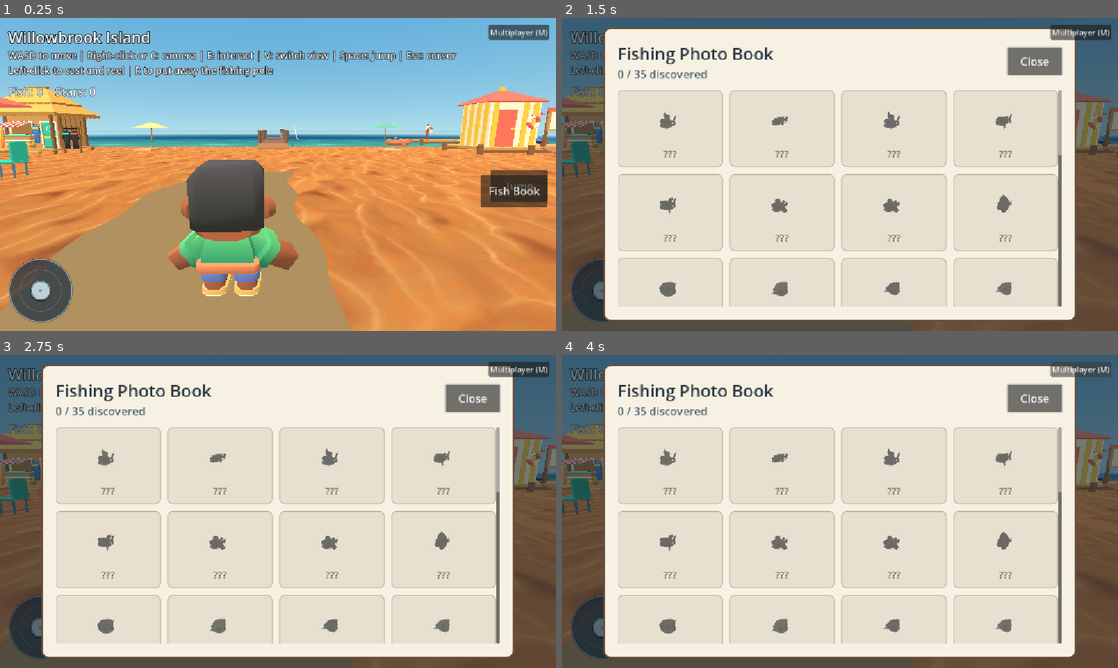
Above: before the commit, frames 1-4 (two rows, left to right).
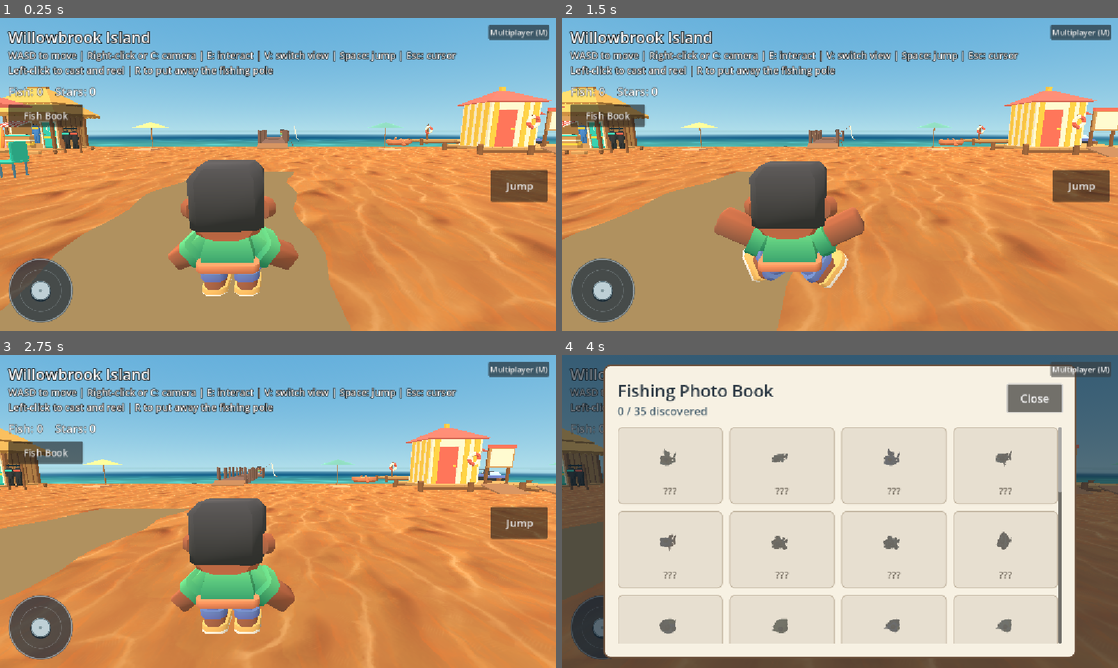
Above: after the commit, the same moments.

Repository: WillowbrookGame/willowbrook
Game: Godot game, scene res://game/beach.tscn
Same seed, same stepped clock (60 frames per second), same inputs: the game is played once before the commit and once after it. This scene is started directly instead of the project's main scene. Sound files missing from this copy of the repository are replaced by a short silence.
Inputs (mouse positions are in pixels of both pictures, inside the frame that each line leads up to):
- Up to frame 1 (0.25 s): no input
- Up to frame 2 (1.5 s): click "Jump" at 0.5 s; move the mouse to (962, 158) at 1.27 s; hold Right (ui_right) from 1.28 s (still down); tap E at 1.35 s; click (962, 158) at 1.42 s
- Up to frame 3 (2.75 s): release Right (ui_right) at 2 s; drag from (166, 527) to (250, 574) at 2.02 s
- Up to frame 4 (4 s): click (606, 452) at 2.75 s, where only the run after the commit has a clickable "Fish Book"; click "Multiplayer (M)" at 3.5 s

The runs differ from the first frame. In frame 1, 2.2% of the frame differs, in the area x 1-99%, y 27-61%; in frame 2, 98%; in frame 3, 98%, in the area x 0-100%, y 0-100%; in frame 4, 2.3%.

Commit message:
Beach: move Fish Book under fishing stats to clear touch Jump button

Diff:
--- a/game/beach_fishing_ui.gd
+++ b/game/beach_fishing_ui.gd
@@ -851,15 +851,26 @@
 	var narrow := view_size.x/s < 460.0
 	var short := view_size.y/s < 455.0
 	stats.position = Vector2(12,94)*s
-	status.position = stats.position + Vector2(0,23)*s
-	status.size.x = view_size.x-24.0*s
 	stats.add_theme_font_size_override("font_size",roundi(17.0*s))
 	status.add_theme_font_size_override("font_size",roundi(17.0*s))
-	for cue: Button in [cast_button,put_away_button,book_button,primary,secondary]:
+	var stats_min := stats.get_combined_minimum_size()
+	var stats_h := maxf(26.0*s, stats_min.y)
+	stats.size = Vector2(maxf(stats_min.x, 120.0*s), stats_h)
+	for cue: Button in [cast_button,put_away_button,primary,secondary]:
 		cue.add_theme_font_size_override("font_size",roundi(16.0*s))
+	book_button.add_theme_font_size_override("font_size",roundi((14.0 if narrow or short else 15.0)*s))
+	var book_size := Vector2(96.0 if narrow else 108.0, 32.0 if short else 36.0)*s
+	var book_pos := stats.position + Vector2(0, stats_h + 4.0*s)
+	book_button.set_anchors_preset(Control.PRESET_TOP_LEFT)
+	book_button.custom_minimum_size = book_size
+	book_button.offset_left = book_pos.x
+	book_button.offset_top = book_pos.y
+	book_button.offset_right = book_pos.x + book_size.x
+	book_button.offset_bottom = book_pos.y + book_size.y
+	status.position = Vector2(book_pos.x, book_pos.y + book_size.y + 6.0*s)
+	status.size.x = view_size.x-24.0*s
 	HUD_FIT.right_button(cast_button,Vector2(96,46),58,s,true)
 	HUD_FIT.right_button(put_away_button,Vector2(96,46),112,s,true)
-	HUD_FIT.right_button(book_button,Vector2(96,46),166,s,true)
 	if photo_book != null:
 		photo_book.resize_book()
 	dialog_panel.custom_minimum_size.x = clampf(view_size.x-20.0*s,180.0*s,(440.0 if short else 355.0)*s)
--- a/game/test_fishing_photo_book.gd
+++ b/game/test_fishing_photo_book.gd
@@ -202,6 +202,38 @@
 		await process_frame
 		_check(not fishing_ui.book_button.disabled, "Fish Book button re-enables after fishing reply arrives")
 		_check(fishing_ui.overlay.visible and not beach_book.visible, "Catch popup is visible on top and not swallowed by Fish Book")
+
+		# 6. Full Beach HUD overlap check with touch controls visible in portrait (360x640) and landscape (640x360).
+		fishing_ui.close_modal()
+		var hud := beach.get_node("WorldHUD") as CanvasLayer
+		var jump_btn := hud.get_node_or_null("Jump") as Control
+		var move_stick := hud.get_node_or_null("MovementThumbstick") as Control
+		var cam_stick := hud.get_node_or_null("CameraThumbstick") as Control
+		for ctrl: Control in [jump_btn, move_stick, cam_stick]:
+			if ctrl != null:
+				ctrl.show()
+		fishing_ui._note("Watch the bobber.")
+		for vp_size: Vector2i in [Vector2i(360, 640), Vector2i(640, 360)]:
+			root.size = vp_size
+			await process_frame
+			await physics_frame
+			await process_frame
+			var vp_rect := beach.get_viewport().get_visible_rect()
+			var book_rect: Rect2 = fishing_ui.book_button.get_global_rect()
+			_check(book_rect.position.x >= 0.0 and book_rect.position.y >= 0.0 and book_rect.end.x <= vp_rect.size.x and book_rect.end.y <= vp_rect.size.y, "Fish Book button inside %s viewport: %s" % [vp_size, book_rect])
+			for pair: Array in [
+				["Jump", jump_btn],
+				["Cast", fishing_ui.cast_button],
+				["Put Away", fishing_ui.put_away_button],
+				["MovementThumbstick", move_stick],
+				["CameraThumbstick", cam_stick],
+				["Stats", fishing_ui.stats],
+				["Status", fishing_ui.status],
+			]:
+				var other: Control = pair[1]
+				if other != null and other.visible:
+					var other_rect := other.get_global_rect()
+					_check(not book_rect.intersects(other_rect), "Fish Book button overlaps %s at %s: book=%s other=%s" % [pair[0], vp_size, book_rect, other_rect])
 	else:
 		_check(false, "Failed to load beach scene for account integration test")
 
